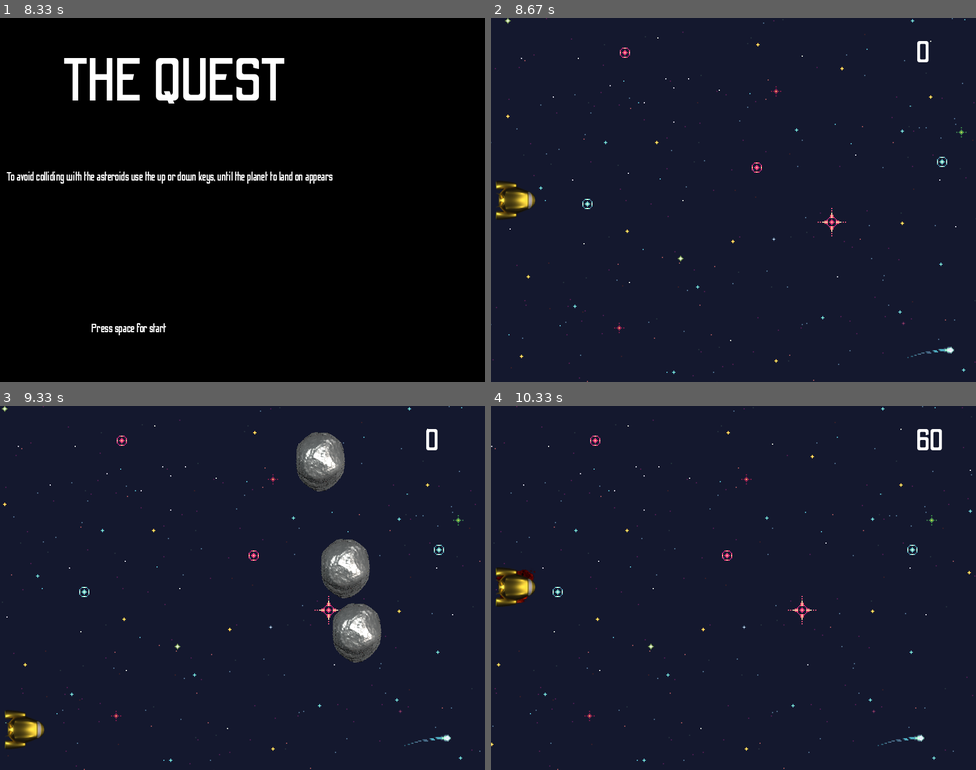
Above: before the commit, frames 1-4 (two rows, left to right).
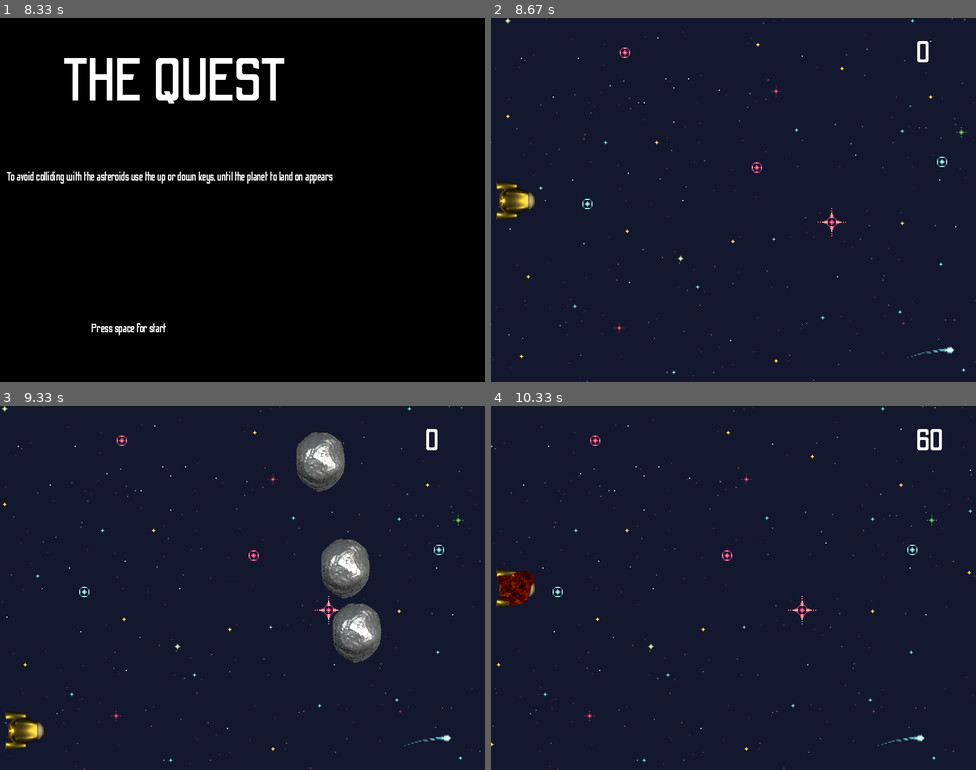
Above: after the commit, the same moments.

Repository: davidordo85/THE_QUEST-Game-with-pygame
Game: pygame game, started from main.py
Two runs of this game, one before a commit and one after it. Both use one fixed random seed, a clock stepped at 60 frames per second and the inputs below.
Inputs:
- Up to frame 1 (8.33 s): hold Up 3.63-4.1 s
- Up to frame 2 (8.67 s): tap Space at 8.48 s
- Up to frame 3 (9.33 s): hold Down 8.82-9.18 s; hold Up from 9.22 s (still down)
- Up to frame 4 (10.33 s): release Up at 9.52 s; hold Down 9.55-9.85 s; hold Up 9.88-10.25 s; hold Down from 10.28 s (still down)

Frame 1 is identical in both runs. In frame 2, 0.2% of the frame differs, in the area x 1-10%, y 44-56%; in frame 3, 0.3%; in frame 4, 0.6%.

Commit message:
reset for loops and fixes

Diff:
--- a/asteroids/asteroids.py
+++ b/asteroids/asteroids.py
@@ -1,6 +1,5 @@
 import pygame as pg
 import random
-
 
 
 class Asteroid(pg.sprite.Sprite):
--- a/main.py
+++ b/main.py
@@ -64,6 +64,10 @@
         self.writing = records.Record("")
         self.writing.pos((325, 300))
 
+    def reset_asteroid_and_ship(self):
+        self.ship = ship.Ship(800, 600)
+        self.ship.crash = False
+        self.ship.game_over = False
         self.asteroid_0 = asteroids.Asteroid(800, 600)
         self.asteroid_1 = asteroids.Asteroid(800, 600)
         self.asteroid_2 = asteroids.Asteroid(800, 600)
@@ -219,6 +223,11 @@
 
     # First loop
     def opening(self):
+        # reset for second game
+
+        self.score = 0
+        self.writing.character = ""
+
         displayOpening = False
         while not displayOpening:
             self.handleEvent()
@@ -254,7 +263,7 @@
             self.redraw()
             if self.start == True:
                 front = True
-
+        self.reset_asteroid_and_ship()
         self.status = "First_level"
 
     # Game levels loop
--- a/planets/planets.py
+++ b/planets/planets.py
@@ -1,11 +1,12 @@
 import pygame as pg
+
 
 class Planet(pg.sprite.Sprite):
     vx = 0
     vy = 0
-    w = 430
-    h = 360
-    num_sprites = 2
+    w = 74
+    h = 90
+    num_sprites = 28
 
     def __init__(self, x, y):
         super().__init__()
@@ -13,7 +14,9 @@
         self.rect = self.image.get_rect()
         self.state = False
         self.image_act = 0
-        self.frame = pg.image.load("./resources/images/planets/planet_0.png").convert_alpha()
+        self.frame = pg.image.load(
+            "./resources/images/planets/planet_0.png"
+        ).convert_alpha()
         self.image.blit(self.frame, (0, 0), (0, 0, self.w, self.h))
 
         self.rect.centerx = 1100
@@ -22,9 +25,7 @@
     def load_images(self):
         images = []
         for i in range(self.num_sprites):
-            image = pg.image.load(
-                "./resources/images/planets/planet_{}.png".format(i)
-                )
+            image = pg.image.load("./resources/images/planets/planet_{}.png".format(i))
             images.append(image)
         return images
 
--- a/ship/ship.py
+++ b/ship/ship.py
@@ -4,8 +4,8 @@
 class Ship(pg.sprite.Sprite):
     vx = 0
     vy = 0
-    w = 65
-    h = 65
+    w = 63
+    h = 63
     num_sprites = 17
 
     def __init__(self, x, y):
@@ -54,11 +54,12 @@
             self.rect.centery = limSupY - self.rect.h // 2
 
     def crashed(self, group):
-        list_crash = pg.sprite.spritecollide(self, group, False)
-        if len(list_crash) > 0:
-            self.crash = True
-        else:
-            pass
+        collision_threshold = 50
+        for other_sprite in group:
+            if self.rect.colliderect(other_sprite.rect):
+                overlap = self.rect.clip(other_sprite.rect).width
+                if overlap >= collision_threshold:
+                    self.crash = True
 
     def collide(self):
         if self.crash == True:
@@ -72,10 +73,12 @@
             pass
 
     def rotate(self):
-        if self.land is True: # if the rotation is ok
-            self.angle = (self.angle +1)%360 # 360º turn
-            self.image = pg.transform.rotate(self.frame, self.angle) # transform image into spin
-            rect = self.image.get_rect() # save image to rect
+        if self.land is True:  # if the rotation is ok
+            self.angle = (self.angle + 1) % 360  # 360º turn
+            self.image = pg.transform.rotate(
+                self.frame, self.angle
+            )  # transform image into spin
+            rect = self.image.get_rect()  # save image to rect
             halfW = rect.centerx
             halfH = rect.centery
 
@@ -86,7 +89,6 @@
             self.rect.centery = self.rotateCenter[1] - dY
 
             if self.angle % 180 <= 0:
-
                 self.land = False
                 self.vx = 1
                 self.rect.centerx -= self.vx
